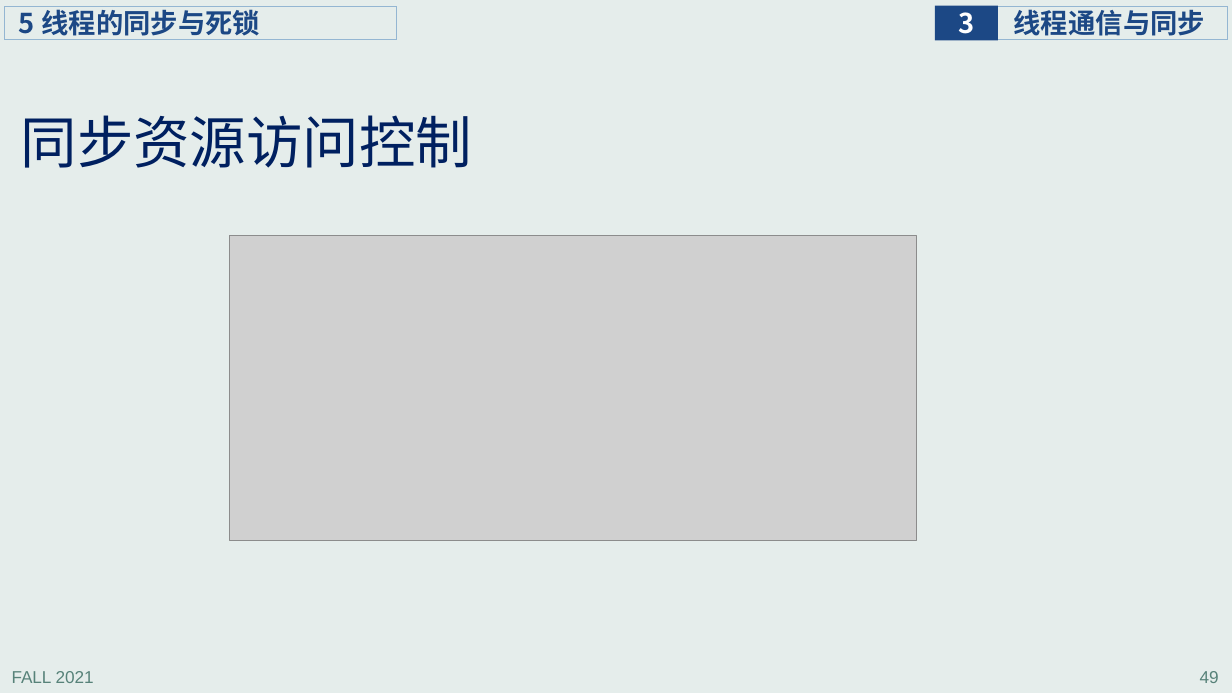
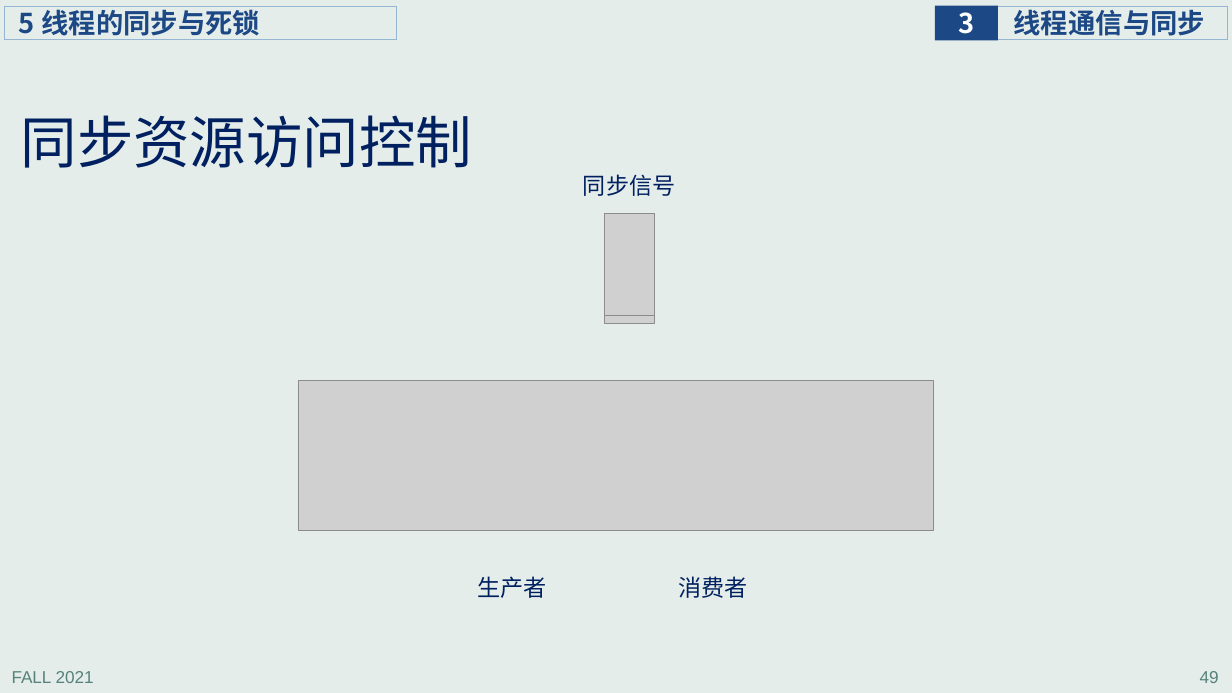
Before and after one commit to principleWindows/win-principle-2021, a slide deck: slide 49 of slides/instruction/principleWindows_3.pptx. Drawn at 1232x693 pixels with LibreOffice and Linux fonts; fonts in the diff are those of the drawing; grey boxes stand for pictures. Boxes give left, top, right and bottom in pixels: in the first picture for what was removed or moved away, otherwise in the second. Text is boxed around its words. In the diff, an @@ line names an element or a change of style, - is before the commit and + after.

```diff
--- a/slides/instruction/principleWindows_3.pptx
+++ b/slides/instruction/principleWindows_3.pptx
@@ text added at <box>583,174,675,196</box>, 18 pt, text #002060 @@
+同步信号
@@ picture removed at <box>229,236,917,541</box> @@
@@ picture added at <box>604,213,654,323</box> @@
@@ picture added at <box>604,213,654,316</box> @@
@@ picture added at <box>299,381,933,530</box> @@
@@ text added at <box>477,576,546,598</box>, 18 pt, text #002060 @@
+生产者
@@ text added at <box>678,576,747,598</box>, 18 pt, text #002060 @@
+消费者
```
Also in this commit, not shown: 7 other slides changed, 3 other files.
